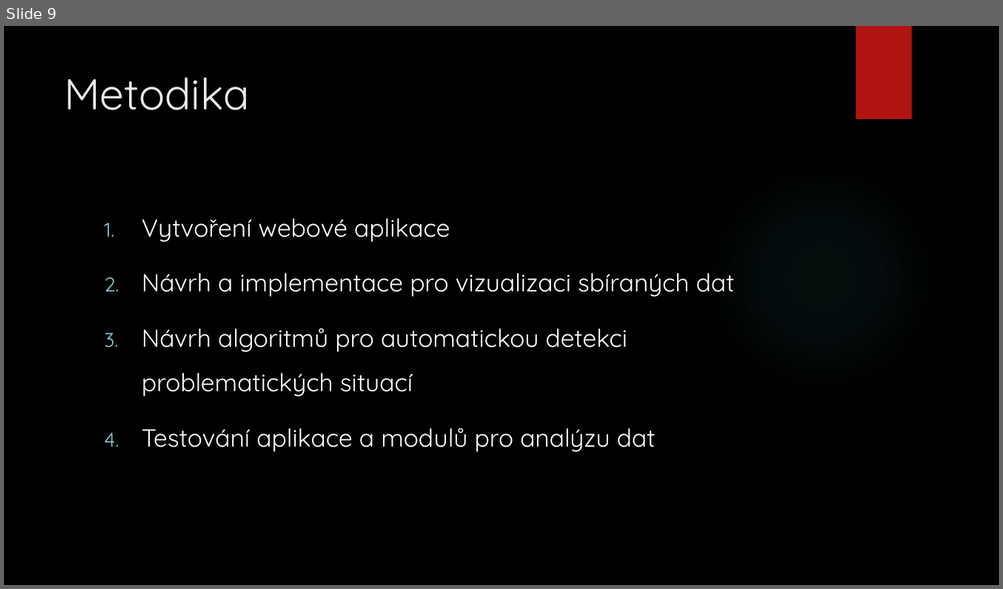
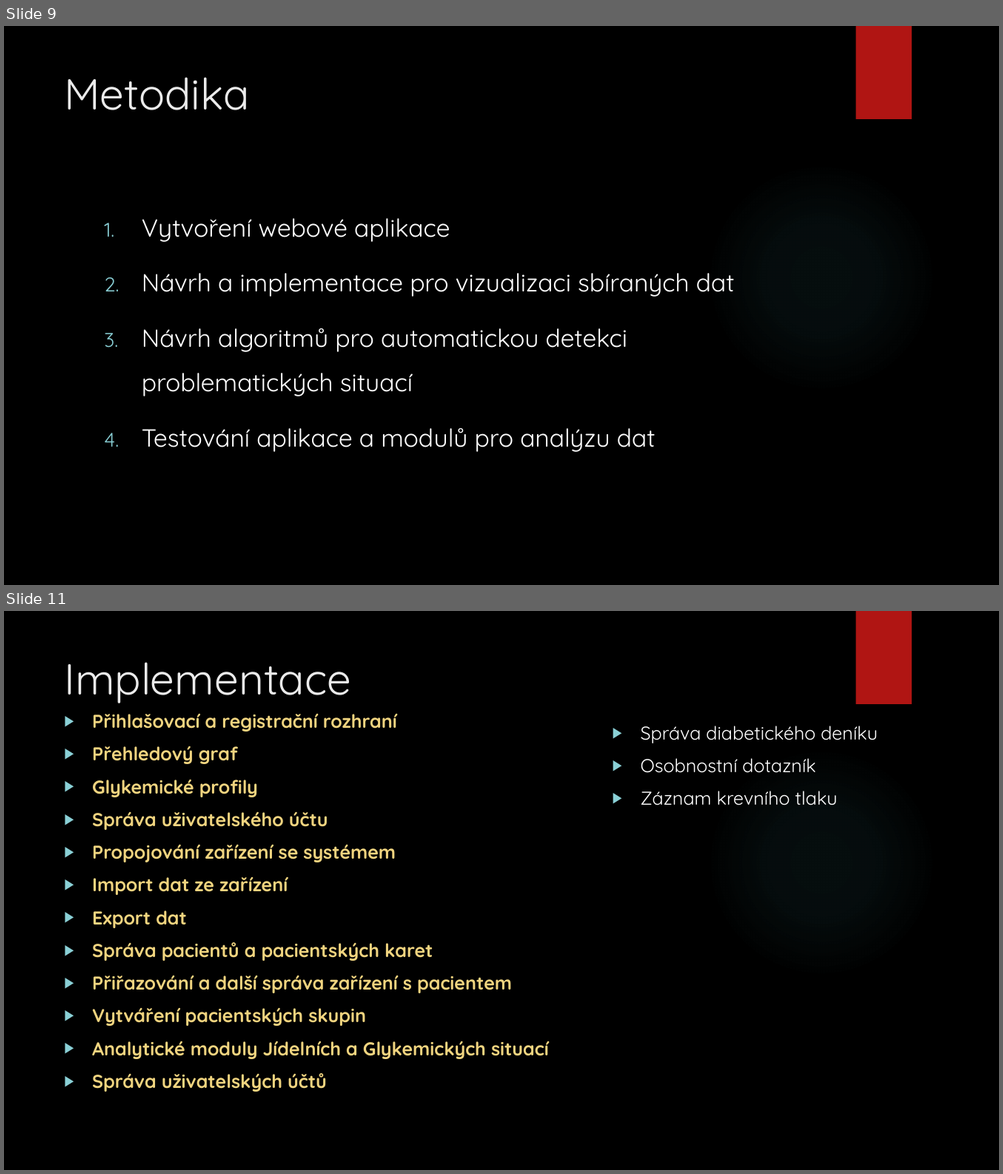
Before and after one commit to MrMilan/Diplomka, a slide deck: prezentace diplomka/DP_Diani.pptx. Shown one above the other, each under a label of ours: slide 9 before the commit, slides 9 and 11 after it; the slides between them are not shown. The pictures are 1003x589 and 1003x1174 pixels, drawn with LibreOffice and Linux fonts; fonts in the diff are those of the drawing; background and template pictures are left out. Boxes give left, top, right and bottom in pixels: in the first picture for what was removed or moved away, otherwise in the second. Text is boxed around its words. In the diff, an @@ line names an element or a change of style, - is before the commit and + after.

```diff
--- a/prezentace diplomka/DP_Diani.pptx
+++ b/prezentace diplomka/DP_Diani.pptx
@@ slide 11 added at box(4, 611, 999, 1170), background picture (left out); not listed: 2 template elements that a slide beside it also shows @@
@@ title added at box(64, 662, 351, 703), 42 pt, text #EBEBEB @@
+Implementace
@@ text added at box(92, 714, 549, 1092), 18 pt, text #F0D47F, bold @@
+▶ Přihlašovací a registrační rozhraní
+▶ Přehledový graf
+▶ Glykemické profily
+▶ Správa uživatelského účtu
+▶ Propojování zařízení se systémem
+▶ Import dat ze zařízení
+▶ Export dat
+▶ Správa pacientů a pacientských karet
+▶ Přiřazování a další správa zařízení s pacientem
+▶ Vytváření pacientských skupin
+▶ Analytické moduly Jídelních a Glykemických situací
+▶ Správa uživatelských účtů
@@ text added at box(640, 726, 877, 806), 18 pt, text #FFFFFF @@
+▶ Správa diabetického deníku
+▶ Osobnostní dotazník
+▶ Záznam krevního tlaku
```
Also in this commit, not shown: 1 slide changed, 3 other slides added.
